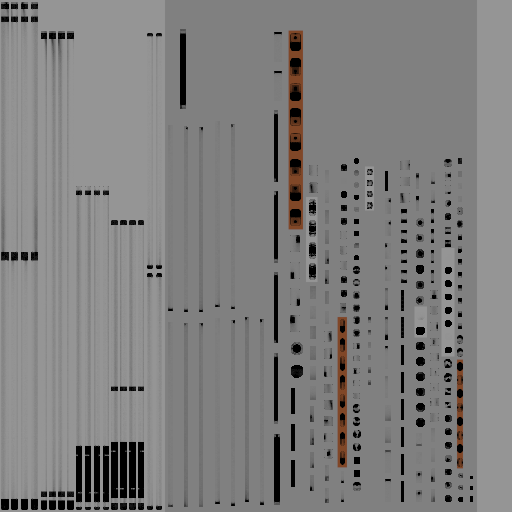
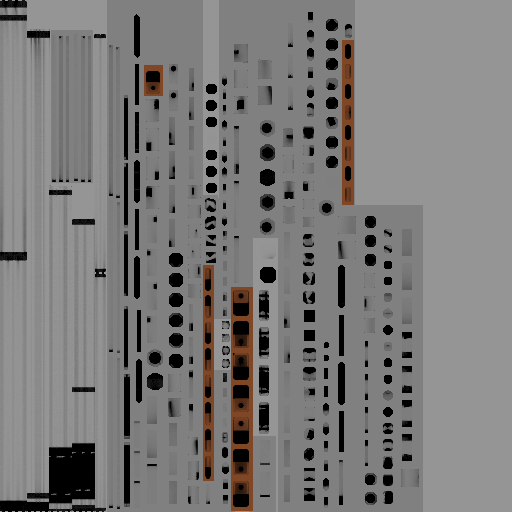
Before/after of a 512px x 512px layered artwork. What changed in the layer stack:
renamed "PGA_DKGantry_Common10m.png #1" to "PGA_DKGantry_Common10m.png", painted on it over [0, 0, 473, 512]
painted on "Layer" over [51, 0, 477, 512]
